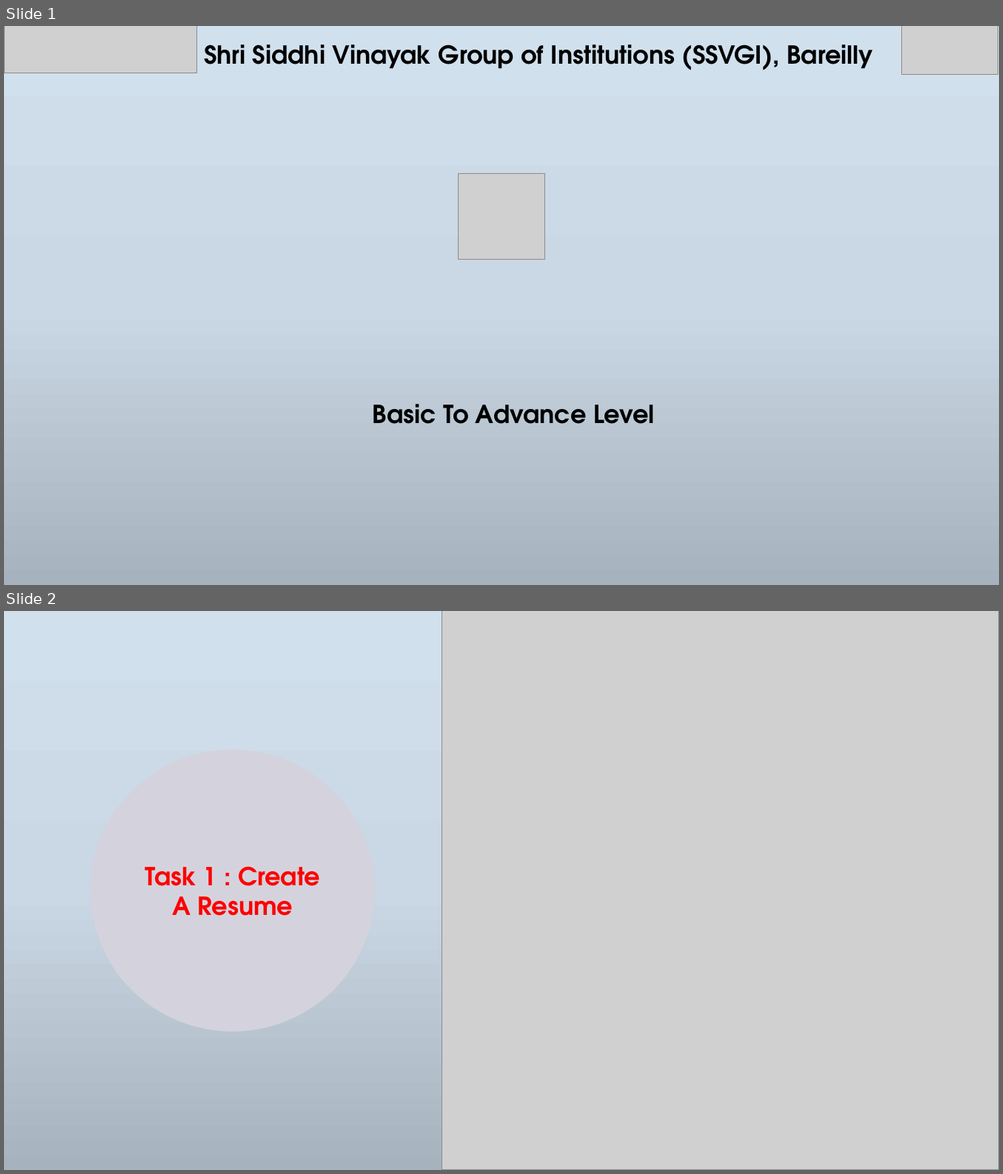
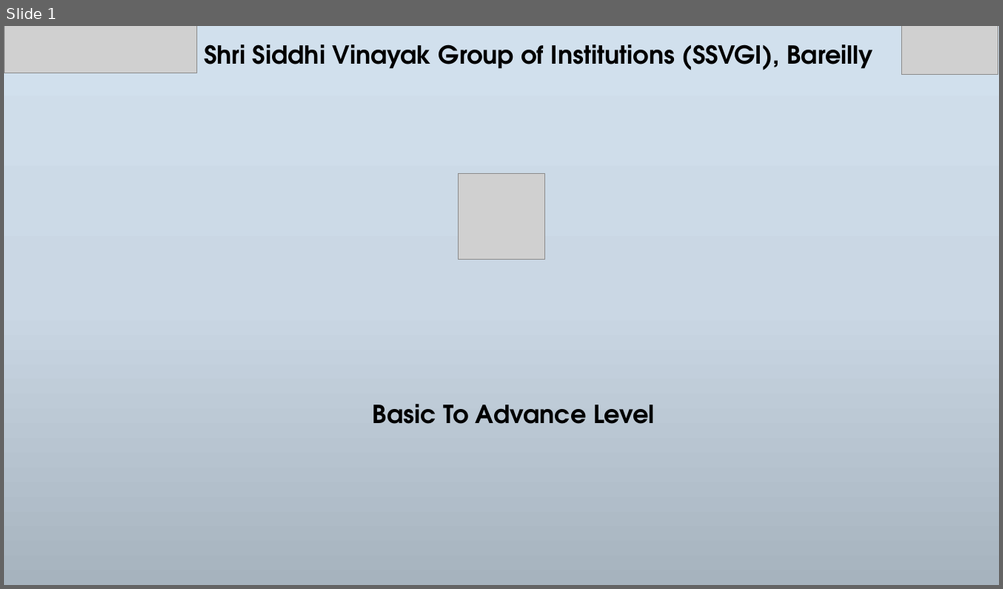
Before and after one commit to NeerajKatheriya1435/Siddhi-Vinayak-STD, a slide deck: Presentations Files/Day3.pptx. Shown one above the other, each under a label of ours: slides 1 and 2 before the commit, slide 1 after it. The pictures are 1003x1174 and 1003x589 pixels, drawn with LibreOffice and Linux fonts; fonts in the diff are those of the drawing; grey boxes stand for pictures; background and template pictures are left out. Boxes give left, top, right and bottom in pixels: in the first picture for what was removed or moved away, otherwise in the second. Text is boxed around its words. In the diff, an @@ line names an element or a change of style, - is before the commit and + after.

```diff
--- a/Presentations Files/Day3.pptx
+++ b/Presentations Files/Day3.pptx
@@ slide 2 removed at (4, 611, 999, 1170), background gradient #D1E0EE to #CBD8E4 to #A7B3BE @@
@@ picture removed at (442, 611, 999, 1170) @@
@@ ellipse removed at (91, 751, 374, 1032) @@
-Task 1 : Create A Resume
```
Also in this commit, not shown: 1 slide changed, 5 slides added, 4 other slides removed, 4 other files.
